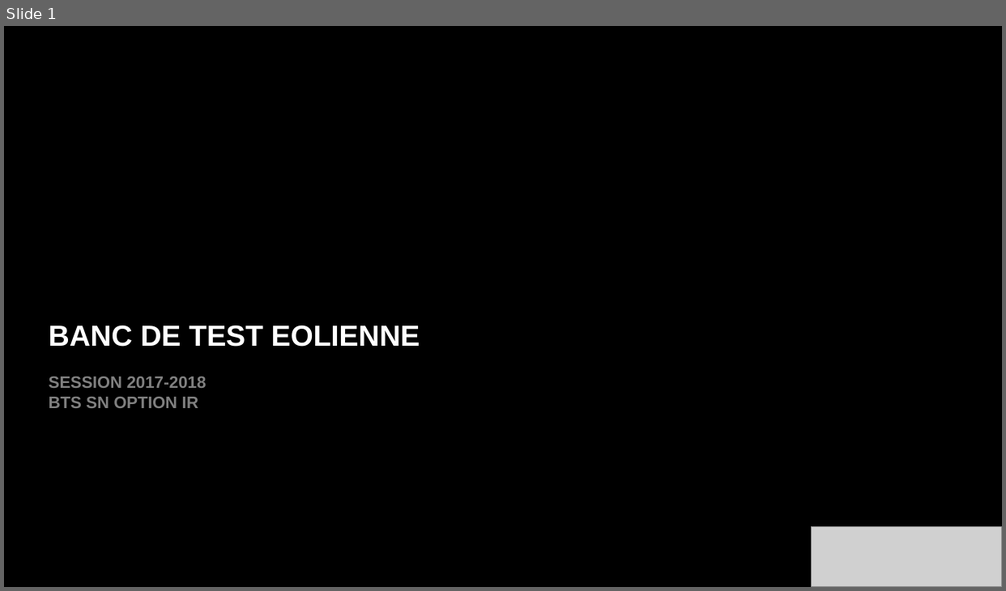
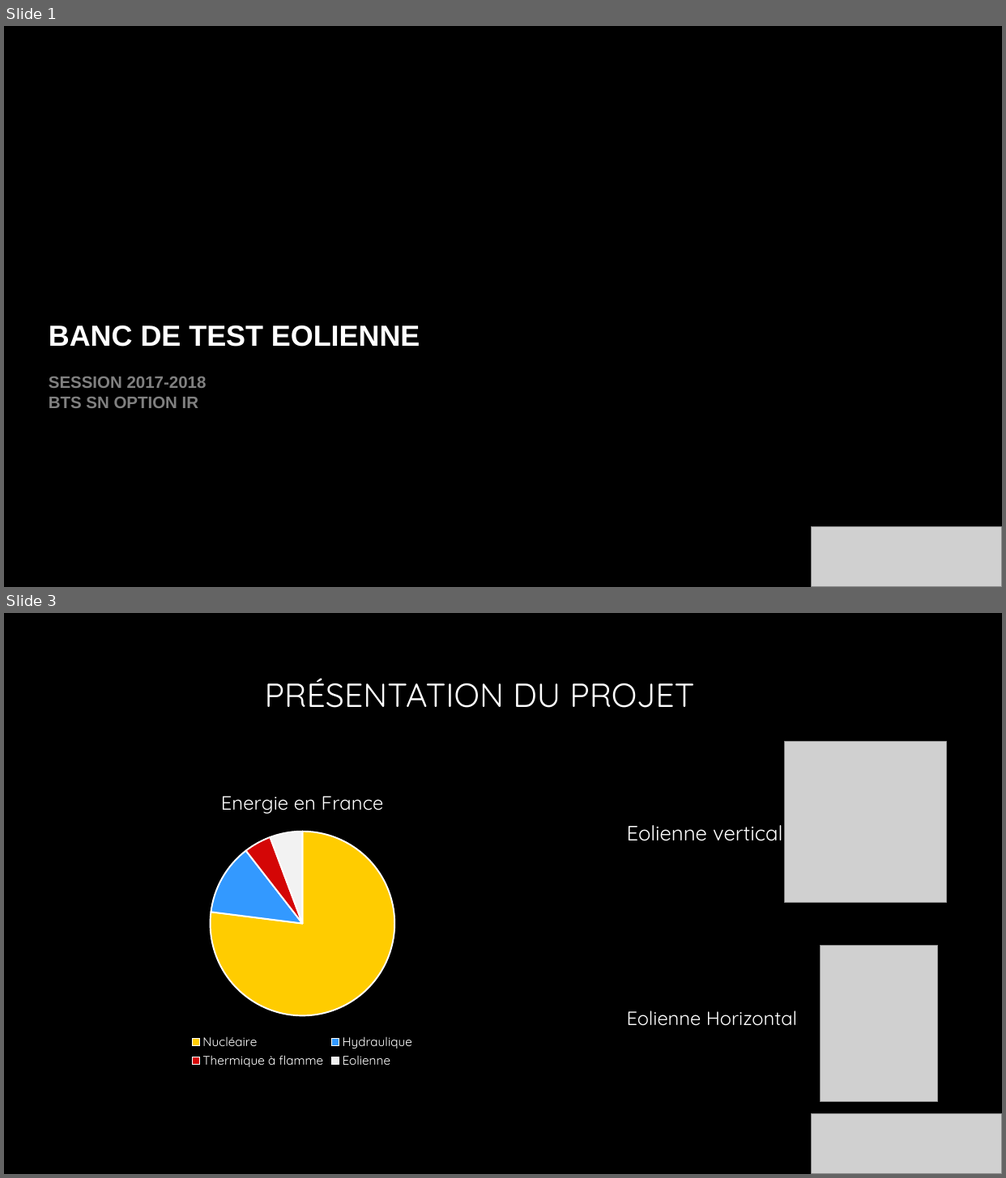
Before and after one commit to Izakun/banc_de_test_eolienne, a slide deck: 05_revue_de_projet/revue_01/02_arnaud_jullien/revue_01_arnaud_jullien.pptx. Shown one above the other, each under a label of ours: slide 1 before the commit, slides 1 and 3 after it; the slides between them are not shown. The pictures are 1006x591 and 1006x1178 pixels, drawn with LibreOffice and Linux fonts; fonts in the diff are those of the drawing; grey boxes stand for pictures; background and template pictures are left out. Boxes give left, top, right and bottom in pixels: in the first picture for what was removed or moved away, otherwise in the second. Text is boxed around its words. In the diff, an @@ line names an element or a change of style, - is before the commit and + after.

Commit message:
maj revue projet

```diff
--- a/05_revue_de_projet/revue_01/02_arnaud_jullien/revue_01_arnaud_jullien.pptx
+++ b/05_revue_de_projet/revue_01/02_arnaud_jullien/revue_01_arnaud_jullien.pptx
@@ slide 3 added at box(4, 613, 1002, 1174), background picture (left out) @@
@@ title added at box(265, 678, 694, 708), 32 pt, text gradient #FFFFFF to #A6A6A6 @@
+PRÉSENTATION DU PROJET
@@ picture added at box(785, 741, 947, 903) @@
@@ pie chart added at box(80, 776, 525, 1072) @@
+title "Energie en France"
+categories: Nucléaire, Hydraulique, Thermique à flamme, Eolienne
+Energie en France: 77, 12, 5, 6
@@ text added at box(627, 825, 782, 841), 20 pt, text gradient #FFFFFF to #A6A6A6 @@
+Eolienne vertical
@@ picture added at box(820, 945, 938, 1102) @@
@@ text added at box(627, 1011, 797, 1026), 18.5 pt, text gradient #FFFFFF to #A6A6A6 @@
+Eolienne Horizontal
@@ picture added at box(812, 1114, 1002, 1174) @@
```
Also in this commit, not shown: 3 slides changed, 2 other files.
